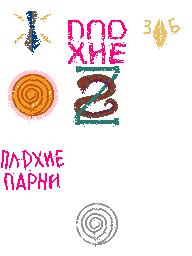
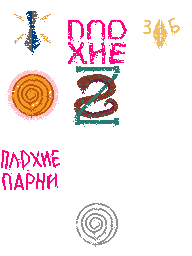
Before/after of a 192 x 256 layered artwork. What changed in the layer stack:
painted on "Layer 3" over 2, 150, 64, 190
